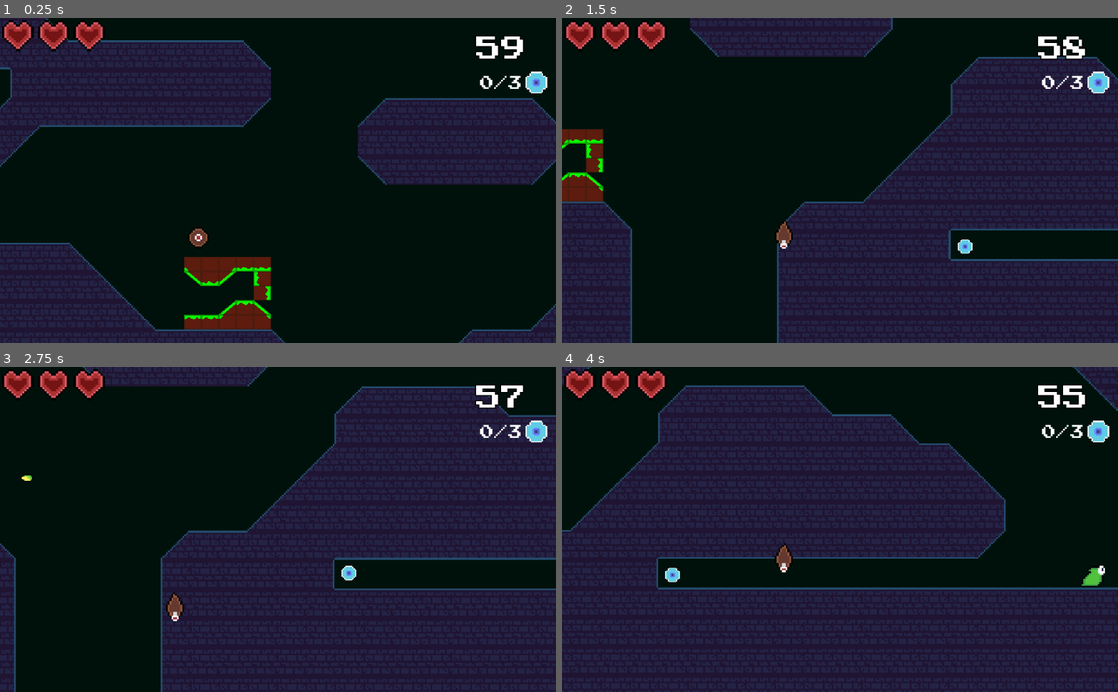
Above: before the commit, frames 1-4 (two rows, left to right).
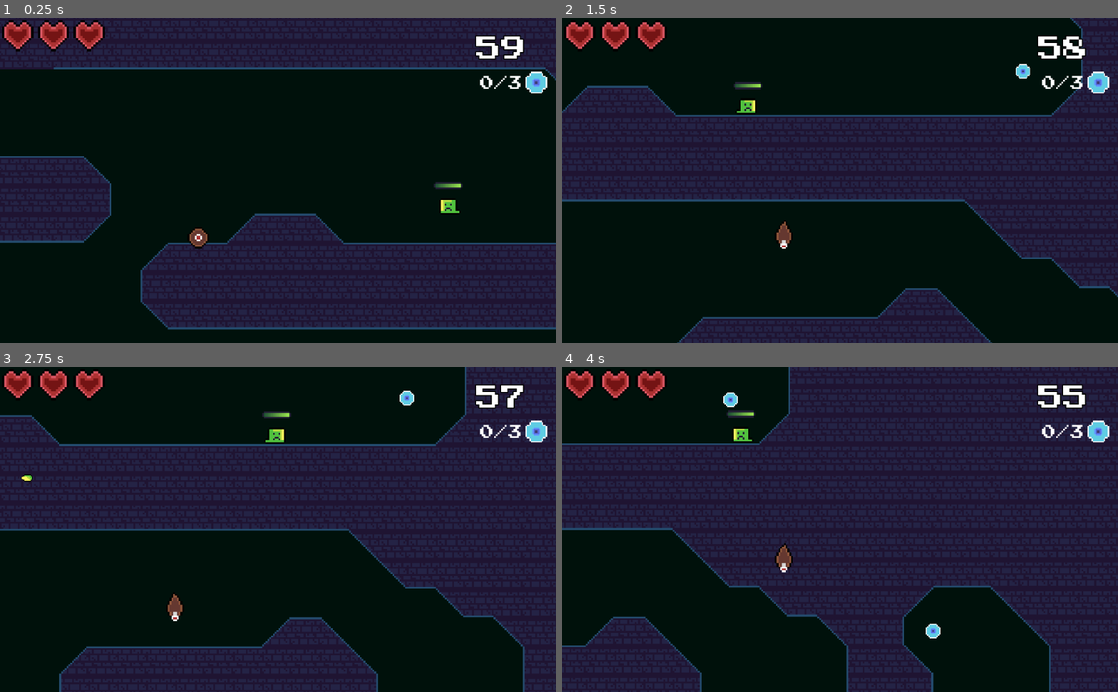
Above: after the commit, the same moments.

Repository: Shoter99/GameJamFirst
Game: Godot game, scene res://levels/Level2.tscn
The game is run twice, just before and just after one commit, with the same random seed, the same clock (stepped at 60 frames per second) and the same inputs. This scene is started directly instead of the project's main scene.
Inputs (mouse positions are in pixels of both pictures, inside the frame that each line leads up to):
- Up to frame 1 (0.25 s): no input
- Up to frame 2 (1.5 s): move the mouse to (962, 164) at 0.52 s; hold Shift (Slide) 0.53-1.28 s; hold Right (move_right) from 0.53 s (still down); tap Space (jump) at 0.77 s; move the mouse to (728, 196) at 1.27 s; click (728, 196) at 1.35 s
- Up to frame 3 (2.75 s): tap Space (jump) at 1.52 s; move the mouse to (333, 458) at 2.02 s; release Right (move_right) at 2.03 s; hold Left (move_left) from 2.03 s (still down); tap F (fire) at 2.1 s
- Up to frame 4 (4 s): move the mouse to (812, 594) at 2.77 s; release Left (move_left) at 2.78 s; hold Right (move_right) from 2.78 s (still down); right-click (812, 594) at 2.85 s; tap Space (jump) at 3.02, 3.77 s; move the mouse to (1006, 578) at 3.52 s; tap Down (release) at 3.6 s

The runs differ from the first frame. In frame 1, 62% of the frame differs, in the area x 0-100%, y 0-100%; in frame 2, 53%; in frame 3, 48%; in frame 4, 54%.

Commit message:
fixed leftrightenemies

Diff:
--- a/entities/enemy/LeftRightEnemy/LeftRightEnemy.tscn
+++ b/entities/enemy/LeftRightEnemy/LeftRightEnemy.tscn
@@ -3,7 +3,7 @@
 [ext_resource path="res://Sprites/slime_walk2.png" type="Texture" id=1]
 [ext_resource path="res://entities/enemy/LeftRightEnemy/LeftRightEnemy.gd" type="Script" id=2]
 [ext_resource path="res://Sprites/slime_walk1.png" type="Texture" id=3]
-[ext_resource path="res://entities/enemy/EnemyHealthBar.tscn" type="PackedScene" id=4]
+[ext_resource path="res://entities/enemy/healthbar/EnemyHealthBar.tscn" type="PackedScene" id=4]
 
 [sub_resource type="RectangleShape2D" id=5]
 extents = Vector2( 10, 4.5 )
@@ -19,17 +19,17 @@
 [sub_resource type="RectangleShape2D" id=4]
 extents = Vector2( 6, 3.5 )
 
+[sub_resource type="RectangleShape2D" id=2]
+extents = Vector2( 4, 1.5 )
+
 [sub_resource type="RectangleShape2D" id=1]
 extents = Vector2( 5, 3.5 )
-
-[sub_resource type="RectangleShape2D" id=2]
-extents = Vector2( 4, 1.5 )
 
 [node name="Node2D" type="Node2D"]
 
 [node name="LeftRightEnemySlime" type="KinematicBody2D" parent="."]
-collision_layer = 2
-collision_mask = 2
+collision_layer = 130
+collision_mask = 3
 script = ExtResource( 2 )
 
 [node name="BounceDetectorArea" type="Area2D" parent="LeftRightEnemySlime"]
@@ -44,7 +44,6 @@
 position = Vector2( 0, -5 )
 frames = SubResource( 3 )
 animation = "walk"
-frame = 1
 playing = true
 
 [node name="playerKiller" type="Area2D" parent="LeftRightEnemySlime"]
@@ -55,16 +54,17 @@
 modulate = Color( 0.545098, 0.0431373, 0.0431373, 1 )
 shape = SubResource( 4 )
 
+[node name="playerDetector" type="Area2D" parent="LeftRightEnemySlime"]
+position = Vector2( 0, -3.5 )
+collision_layer = 0
+
+[node name="CollisionShape2D" type="CollisionShape2D" parent="LeftRightEnemySlime/playerDetector"]
+position = Vector2( 0, -5 )
+shape = SubResource( 2 )
+
 [node name="CollisionShape2D" type="CollisionShape2D" parent="LeftRightEnemySlime"]
 position = Vector2( 0, -3.5 )
 shape = SubResource( 1 )
-
-[node name="playerDetector" type="Area2D" parent="LeftRightEnemySlime/CollisionShape2D"]
-collision_layer = 0
-
-[node name="CollisionShape2D" type="CollisionShape2D" parent="LeftRightEnemySlime/CollisionShape2D/playerDetector"]
-position = Vector2( 0, -5 )
-shape = SubResource( 2 )
 
 [node name="EnemyHealthBar" parent="LeftRightEnemySlime" instance=ExtResource( 4 )]
 margin_top = -15.0
@@ -73,4 +73,4 @@
 [connection signal="enemy_health_changed" from="LeftRightEnemySlime" to="LeftRightEnemySlime/EnemyHealthBar" method="_on_LeftRightEnemySlime_enemy_health_changed"]
 [connection signal="body_entered" from="LeftRightEnemySlime/BounceDetectorArea" to="LeftRightEnemySlime" method="_on_BounceDetectorArea_body_entered"]
 [connection signal="body_entered" from="LeftRightEnemySlime/playerKiller" to="LeftRightEnemySlime" method="_on_playerKiller_body_entered"]
-[connection signal="body_entered" from="LeftRightEnemySlime/CollisionShape2D/playerDetector" to="LeftRightEnemySlime" method="_on_playerDetector_body_entered"]
+[connection signal="body_entered" from="LeftRightEnemySlime/playerDetector" to="LeftRightEnemySlime" method="_on_playerDetector_body_entered"]
--- a/entities/enemy/ghost/GhostEnemy.tscn
+++ b/entities/enemy/ghost/GhostEnemy.tscn
@@ -2,7 +2,8 @@
 
 [ext_resource path="res://entities/enemy/ghost/enemy_ghost_move1.png" type="Texture" id=1]
 [ext_resource path="res://entities/enemy/ghost/GhostEnemy.gd" type="Script" id=2]
-[ext_resource path="res://entities/enemy/EnemyHealthBar.tscn" type="PackedScene" id=3]
+[ext_resource path="res://entities/enemy/healthbar/EnemyHealthBar.tscn" type="PackedScene" id=3]
+
 
 [sub_resource type="RectangleShape2D" id=1]
 extents = Vector2( 7, 7.5 )
--- a/entities/enemy/EnemyHealthBar.tscn
+++ b/entities/enemy/healthbar/EnemyHealthBar.tscn
@@ -2,7 +2,7 @@
 
 [ext_resource path="res://Sprites/health_bar2.png" type="Texture" id=1]
 [ext_resource path="res://Sprites/health_bar1.png" type="Texture" id=2]
-[ext_resource path="res://entities/enemy/EnemyHealthBar.gd" type="Script" id=3]
+[ext_resource path="res://entities/enemy/healthbar/EnemyHealthBar.gd" type="Script" id=3]
 
 [node name="EnemyHealthBar" type="Control"]
 anchor_right = 1.0
--- a/levels/Level2.tscn
+++ b/levels/Level2.tscn
@@ -26,13 +26,13 @@
 position = Vector2( 16, 0 )
 tile_set = ExtResource( 1 )
 cell_size = Vector2( 16, 16 )
-collision_layer = 2
+collision_layer = 130
 collision_mask = 2
 format = 1
 tile_data = PoolIntArray( -2883585, 4, 65538, -2949118, 4, 65536, -2949117, 4, 65537, -2949116, 4, 65537, -2949115, 4,  …(95564 unchanged characters)…
 
 [node name="Player" parent="TileMap" groups=["Player"] instance=ExtResource( 3 )]
-position = Vector2( 440, 480 )
+position = Vector2( 672, 224 )
 jumpSpeed = -200
 
 [node name="Camera2D" parent="TileMap/Player" instance=ExtResource( 2 )]
Renamed: entities/enemy/EnemyHealthBar.gd -> entities/enemy/healthbar/EnemyHealthBar.gd
